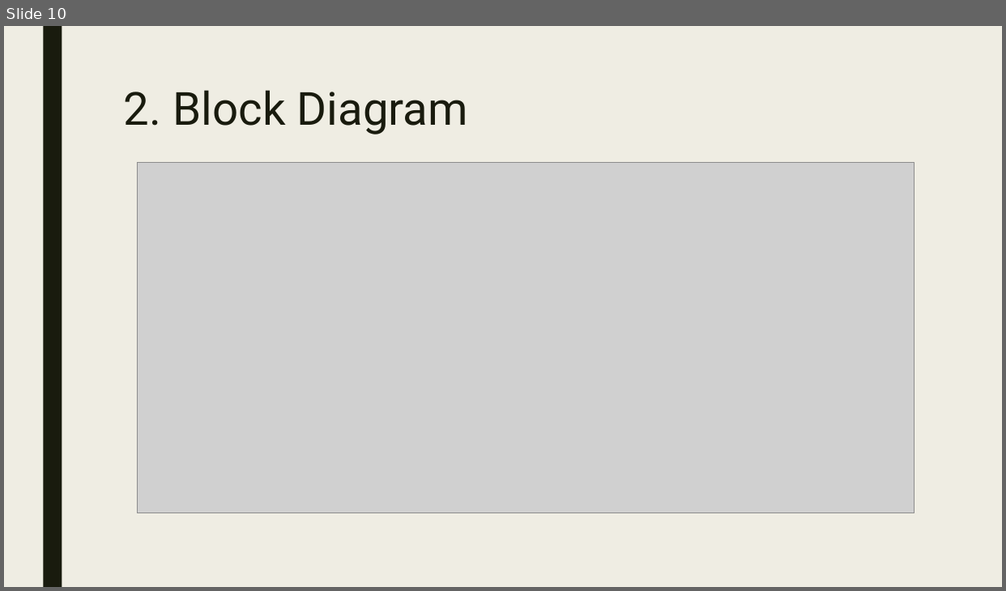
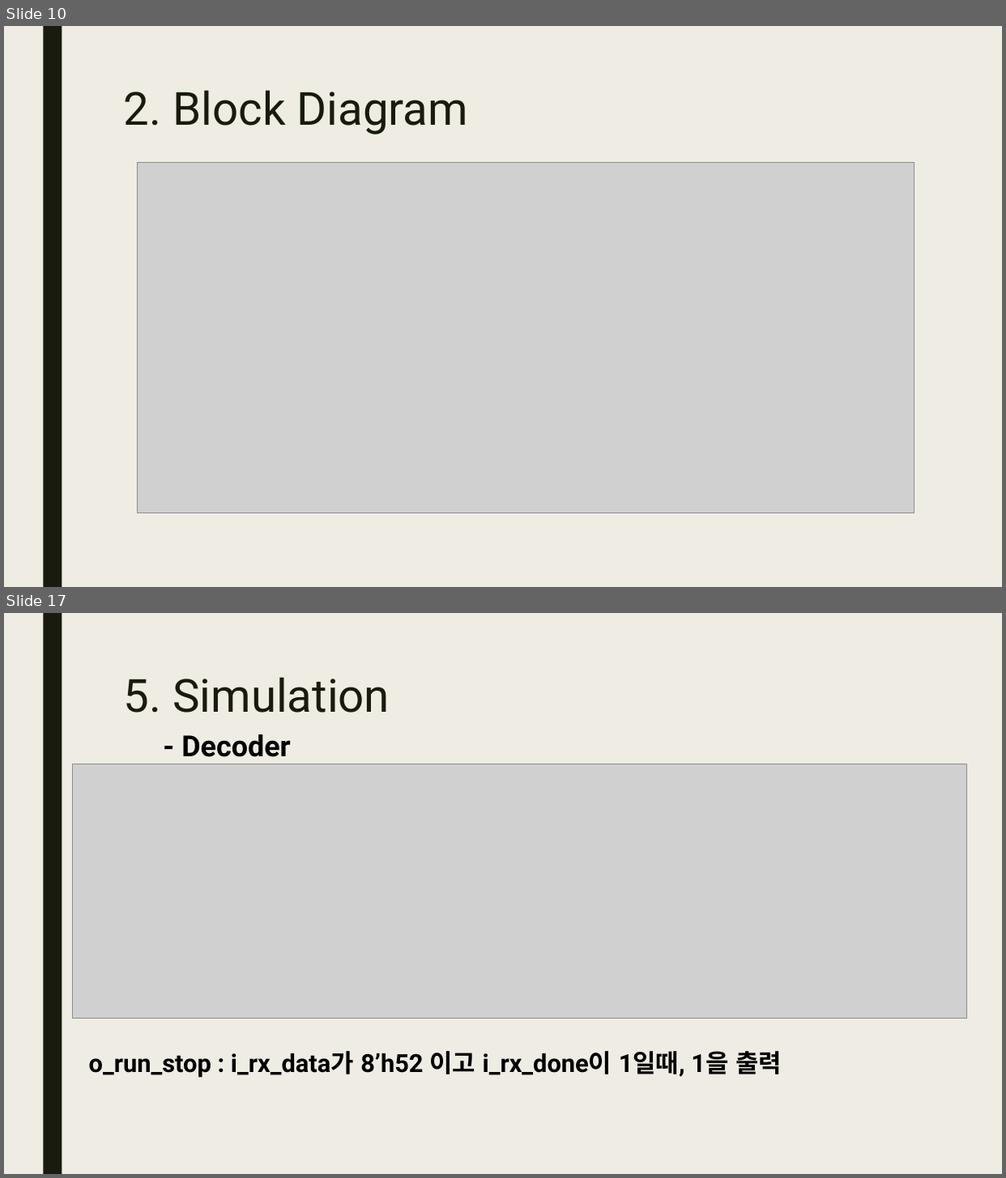
Before and after one commit to JunHyoung0608/Verilog_2026_Project, a slide deck: L01_uart_stopwatch_watch/이준형_stopwatch_watch_rev1.pptx. Shown one above the other, each under a label of ours: slide 10 before the commit, slides 10 and 17 after it; the slides between them are not shown. The pictures are 1006x591 and 1006x1178 pixels, drawn with LibreOffice and Linux fonts; fonts in the diff are those of the drawing; grey boxes stand for pictures. Boxes give left, top, right and bottom in pixels: in the first picture for what was removed or moved away, otherwise in the second. Text is boxed around its words. In the diff, an @@ line names an element or a change of style, - is before the commit and + after.

```diff
--- a/L01_uart_stopwatch_watch/이준형_stopwatch_watch_rev1.pptx
+++ b/L01_uart_stopwatch_watch/이준형_stopwatch_watch_rev1.pptx
@@ slide 17 added at bbox=[4, 613, 1002, 1174], background #EFEDE3; not listed: 1 template element that a slide beside it also shows @@
@@ title added at bbox=[124, 677, 390, 713], 44 pt, text #191B0E @@
+5. Simulation
@@ text added at bbox=[181, 735, 291, 757], 28 pt, text #000000, bold @@
+- Decoder
@@ picture added at bbox=[73, 764, 967, 1019] @@
@@ text added at bbox=[89, 1051, 782, 1078], 24 pt, text #000000, bold @@
+o_run_stop : i_rx_data가 8’h52 이고 i_rx_done이 1일때, 1을 출력
```
Also in this commit, not shown: 1 slide changed, 11 other slides added, 37 slides removed, 4 other files.
